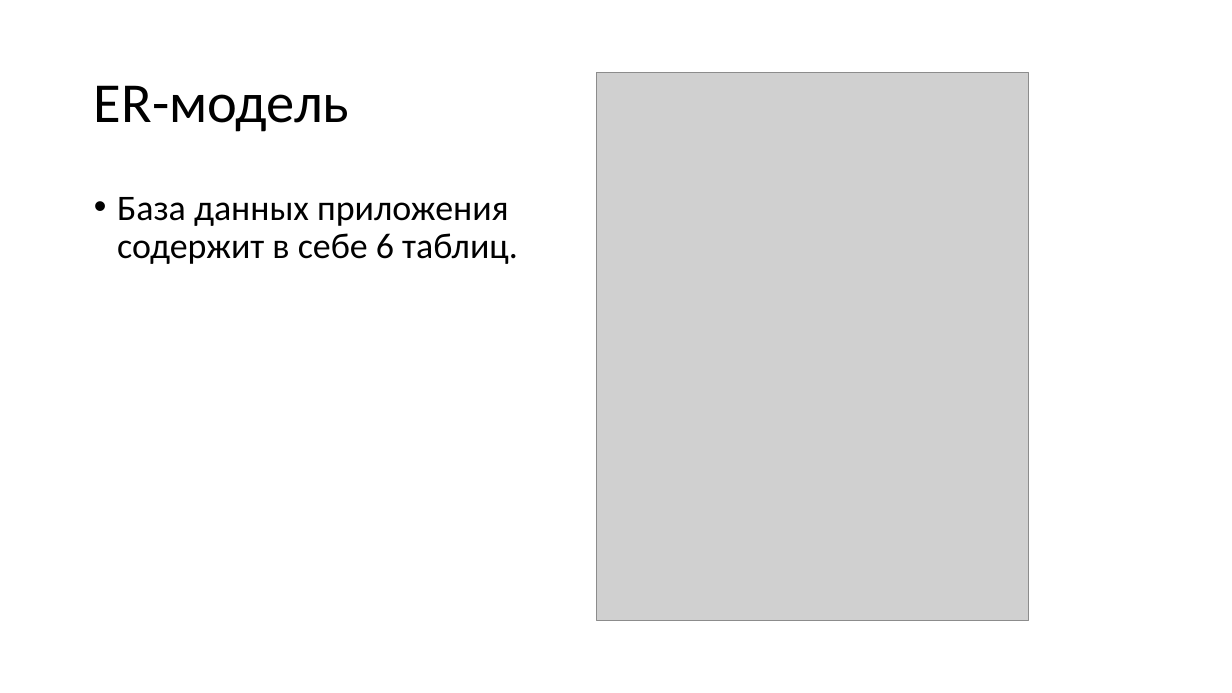
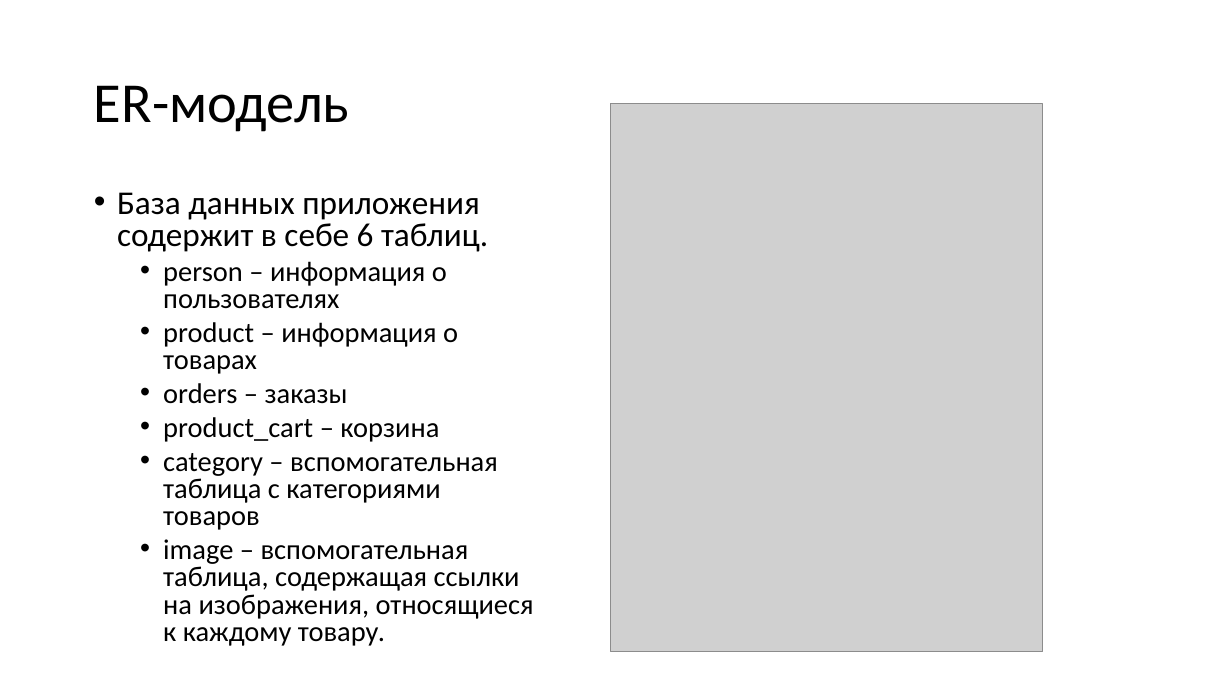
Before and after one commit to Elena-Cherkesova/fsj_spring, a slide deck: slide 3 of Cherkesova_FSJ_Presentation_Report.pptx. Drawn at 1232x693 pixels with LibreOffice and Linux fonts; fonts in the diff are those of the drawing; grey boxes stand for pictures. Boxes give left, top, right and bottom in pixels: in the first picture for what was removed or moved away, otherwise in the second. Text is boxed around its words. In the diff, an @@ line names an element or a change of style, - is before the commit and + after.

```diff
--- a/Cherkesova_FSJ_Presentation_Report.pptx
+++ b/Cherkesova_FSJ_Presentation_Report.pptx
@@ picture: place and size @@
-picture at [597, 72, 1030, 620]
+picture at [611, 104, 1043, 652]
@@ text at [117, 192, 488, 252]: size 28 to 25.9 pt in "База данных приложения содержит в себе 6 ..."; line spacing 0.9 to 0.8 @@
@@ text at [163, 261, 534, 619]: paragraphs added @@
+  • person – информация о пользователях
+  • product – информация о товарах
+  • orders – заказы
+  • product_cart – корзина
+  • category – вспомогательная таблица с категориями товаров
+  • image – вспомогательная таблица, содержащая ссылки на изображения, относящиеся к каждому товару.
```
Also in this commit, not shown: 2 other slides changed, 3 slides added, 2 slides removed, 9 other files.
